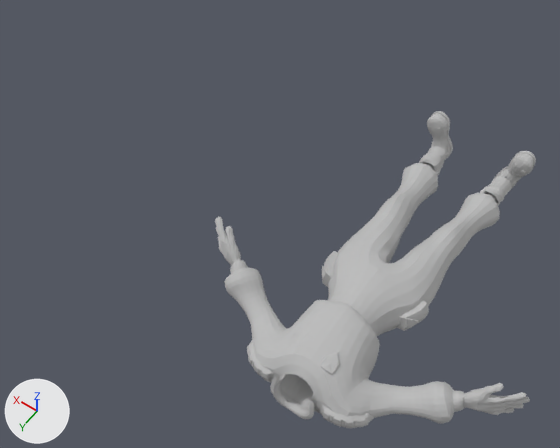
Renders of the FBX model Assets/Art/Meshes/Characters/BP_Customer_1_body.fbx from each side of a commit.
Both versions are drawn from a camera (50 mm lens) standing at (-3.76, 3.42, 5.36) and looking at (-1.25, -0.09, -0.16). Every picture has the same lights, and +X, +Y and +Z are marked at lower left. Both versions are drawn at frame 1 of the action 'Take 001'; the numbers are the values there.

Names of what the first picture shows: 'Customer body 1'.
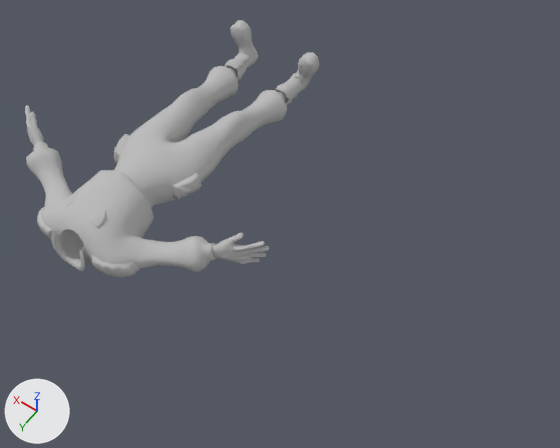
Changed parts and their boxes [x1, y1, x2, y2] in the pictures (560 x 448 px):
'Customer body 1', moved
    before: [215, 111, 536, 428]
    after: [25, 20, 319, 277]

What changed in the scene script:
```text
Change ob_customer_body_1:
    ob_customer_body_1.location: (-2.346, 0.0, 0.0) -> (0.0, 0.0, 0.0)
```
